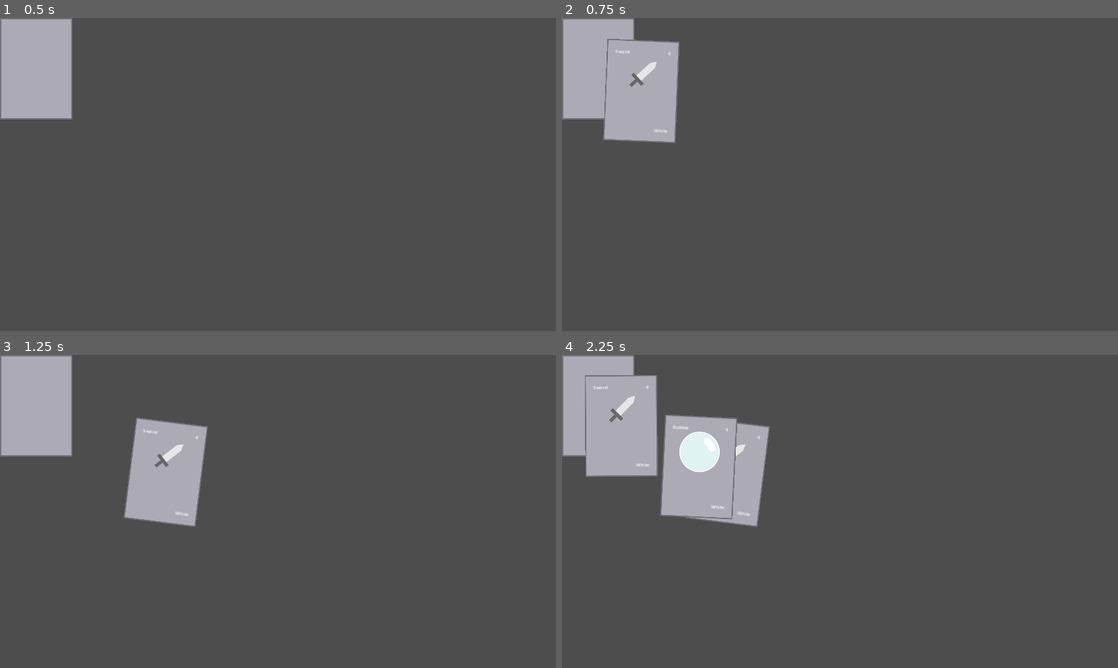
Above: before the commit, frames 1-4 (two rows, left to right).
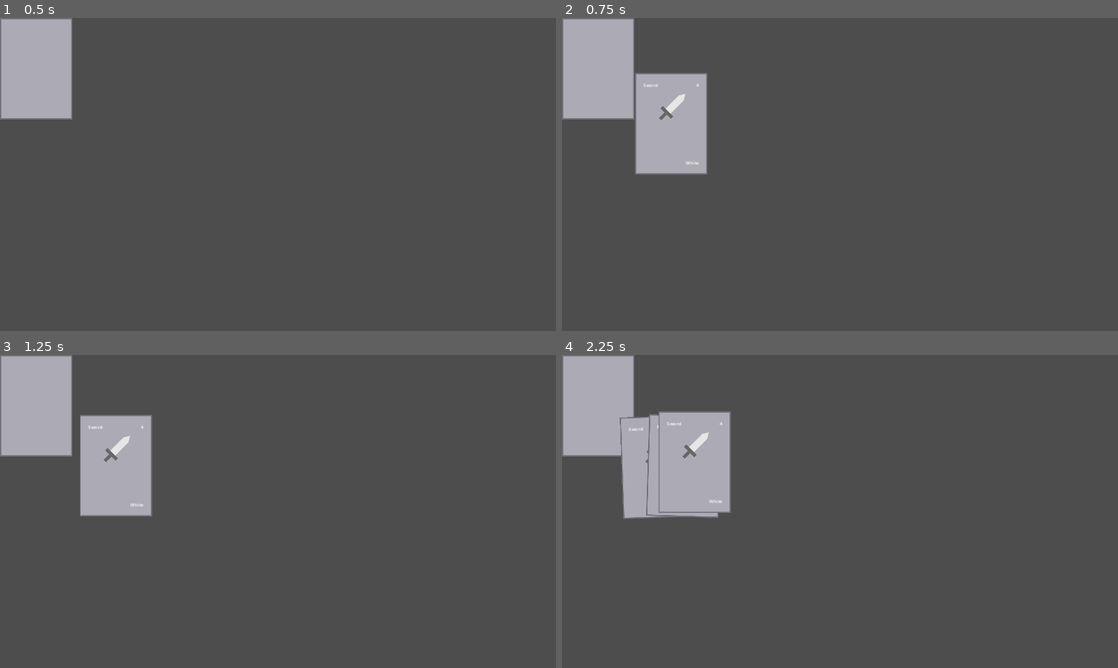
Above: after the commit, the same moments.

Repository: ruthieedwards/agbic2023
Game: Godot game, scene res://Scenes/PlaySpace.tscn
The game is run twice, just before and just after one commit, with the same random seed, the same clock (stepped at 60 frames per second) and the same inputs.
Inputs (mouse positions are in pixels of both pictures, inside the frame that each line leads up to):
- Up to frame 1 (0.5 s): no input
- Up to frame 2 (0.75 s): click (600, 68) at 0.5 s
- Up to frame 3 (1.25 s): no input
- Up to frame 4 (2.25 s): click (600, 405) at 1.25 s; click (600, 405) at 2 s

Frame 1 is identical in both runs. In frame 2, 4.3% of the frame differs, in the area x 7-27%, y 6-50%; in frame 3, 6.1%, in the area x 14-38%, y 19-55%; in frame 4, 5.8%.

Commit message:
Added tweens to cards dealt to hand

Diff:
--- a/Playspace.gd
+++ b/Playspace.gd
@@ -19,6 +19,10 @@
 @onready var vertRadius = get_viewport().size.y * 0.4
 var startingAngle = deg_to_rad(90) - 0.5 # pi/2
 var ovalAngleVector = Vector2()
+var cardSpread = 0.25
+var cardAngle = 0
+var cardNumber = 0
+var numCardsInHand = 0
 
 # i feel like this shouldn't be here but it is
 enum{
@@ -40,28 +44,51 @@
 #	pass
 
 func drawACard():
+	cardAngle = PI/2 + cardSpread*(float(numCardsInHand)/2 - numCardsInHand)
 	var newCard = cardBase.instantiate()
 	randomCardSelected = randi() % deckSize
 	newCard.cardName = playerHandTemp.cardList[randomCardSelected]
 
 	#place the card along an oval
-	ovalAngleVector = Vector2(horizRadius * cos(startingAngle), - vertRadius * sin(startingAngle))
-	newCard.startPos = $Deck.position #- newCard.size/2
+	ovalAngleVector = Vector2(horizRadius * cos(cardAngle), - vertRadius * sin(cardAngle))
+	newCard.startPos = $Deck.position - newCard.size/2 # - cardSize/2
 	newCard.targetPos = centerCardOval + ovalAngleVector - newCard.size/2
 	newCard.startRot = 0
-	newCard.targetRot = (PI/2 - startingAngle)/4
+	newCard.targetRot = (PI/2 - cardAngle)/4
+	#newCard.scale *= cardSize/newCard.size #enable if scaling needed
 	newCard.currentCardState = movingDrawnCardToHand
+
+	cardNumber = 0
+
+	for card in $Cards.get_children(): # reorganize hand
+		cardAngle = PI/2 + cardSpread*(float(numCardsInHand)/2 - cardNumber)
+		ovalAngleVector = Vector2(horizRadius * cos(cardAngle), - vertRadius * sin(cardAngle))
+#		card.startPos = card.position
+		card.targetPos = centerCardOval + ovalAngleVector - card.size/2 #- cardSize
+		card.startRot = card.rotation
+		card.targetRot = (PI/2 - cardAngle)/4
+#		card.targetRot = (90 - rad_to_deg(cardAngle))/4 #doesnt work?
+
+		cardNumber += 1
+		if card.currentCardState == inHand:
+			card.currentCardState = reorganizingHand
+			card.startPos = card.position
+		elif card.currentCardState == movingDrawnCardToHand:
+			card.startPos = card.targetPos - ((card.targetPos - card.position)/(1-card.t))
+
+
 
 	print("deckSize =", deckSize)
 	print("randomCardSelected =", randomCardSelected)
-
 
 #	new_card.scale *= cardSize/new_card.size # enable if you need to resize the cards
 	$Cards.add_child(newCard)
 	print("newCard name: ",newCard.cardName)
 #		print("Cards Group Count =", $Cards.get_child_count())
 	playerHandTemp.cardList.erase(playerHandTemp.cardList[randomCardSelected])
-	startingAngle += 0.3
+	cardAngle += 0.3
 	deckSize -= 1
+	numCardsInHand += 1
+#	cardNumber += 1
 	return deckSize
 #	print(playerHandTemp.cardList)
--- a/Scripts/CardBase.gd
+++ b/Scripts/CardBase.gd
@@ -13,7 +13,8 @@
 var startRot = 0
 var targetRot = 0
 var t = 0
-@export var drawTime =  .5 #time in seconds to draw card
+@export var drawTime =  .3 #time in seconds to draw card
+var isTweening = false
 
 
 # these were moved to the _ready() function
@@ -44,6 +45,26 @@
 		focusedInHand:
 			pass
 		movingDrawnCardToHand: # animate from deck to hand
+			#Tweening in Godot 4.0
+			var tween = create_tween()
+			tween.tween_property(self, "position", targetPos, drawTime).set_trans(Tween.TRANS_QUAD).set_ease(Tween.EASE_OUT)
+			tween.tween_property(self, "rotation", targetRot, drawTime).set_trans(Tween.TRANS_QUAD).set_ease(Tween.EASE_OUT)
+
+			# movement using lerp instead of tweens
+			if t <= 2: # while the timer is counting down
+#				position = startPos.lerp(targetPos,t) # moves from deck to hand
+##				rotation = startRot * (1-t) + targetRot*t # rotates from deck to hand
+				t += delta/float(drawTime) # essentially a timer
+#
+#
+			else: #if the time goes over by accident
+				position = targetPos
+				rotation = targetRot
+				currentCardState = inHand
+				t = 0
+			#TO DO: flip the card (vid 3 - I skipped this step)
+
+		reorganizingHand:
 			if t <= 1: # while the timer is counting down
 				position = startPos.lerp(targetPos,t) # moves from deck to hand
 				rotation = startRot * (1-t) + targetRot*t # rotates from deck to hand
@@ -53,9 +74,6 @@
 				rotation = targetRot
 				currentCardState = inHand
 				t = 0
-			#TO DO: flip the card (vid 3 - I skipped this step)
-		reorganizingHand:
-			pass
 
 
 
